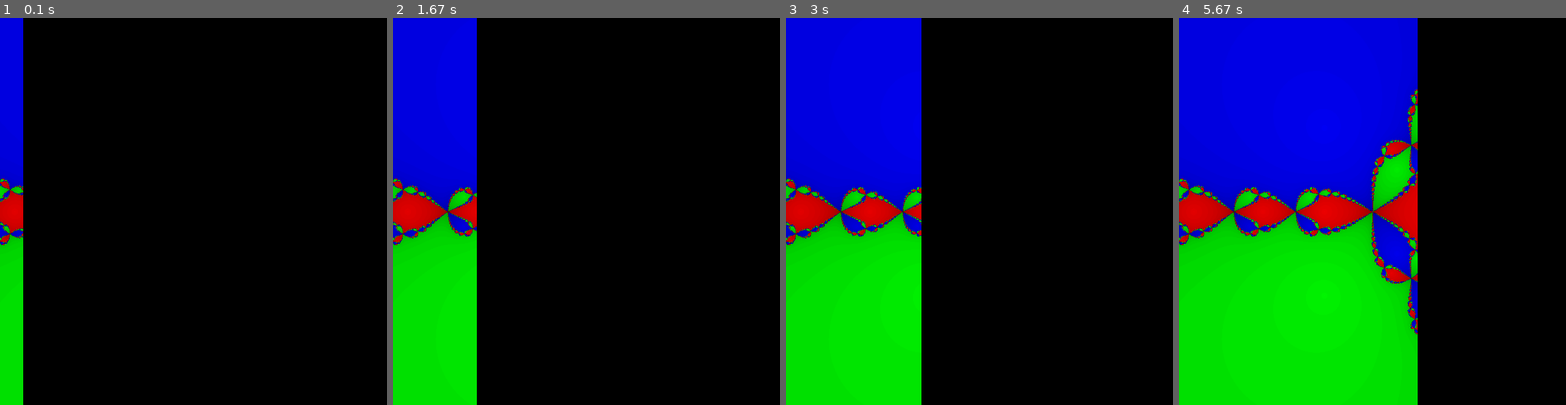
Above: before the commit, frames 1-4 (left to right).
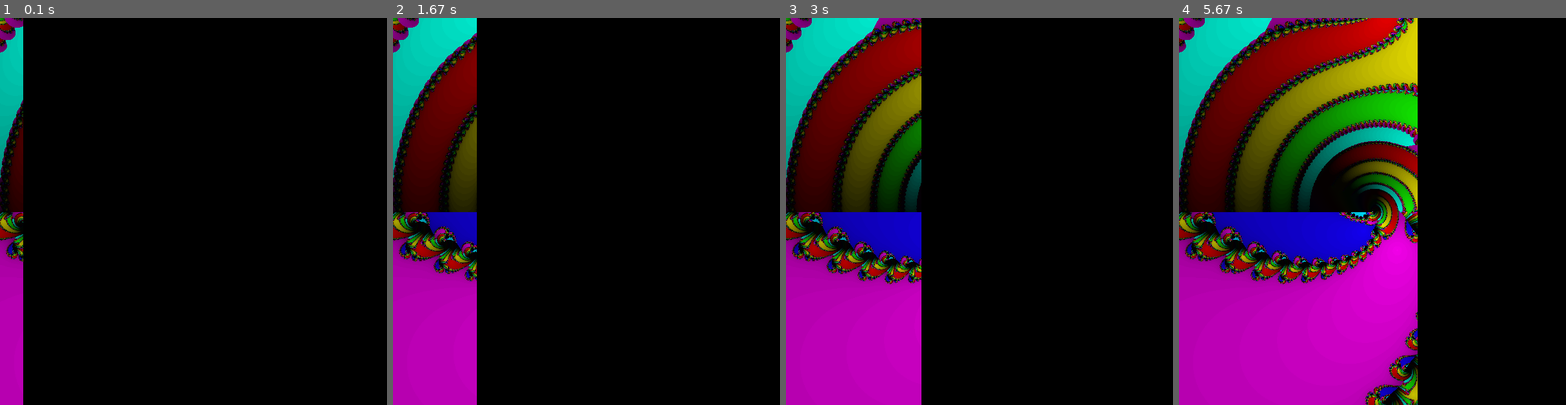
Above: after the commit, the same moments.

Repository: Mocha2007/fractal
Game: pygame game, started from newton_fractals_pygame.py
The game is run twice, just before and just after one commit, with the same random seed, the same clock (stepped at 60 frames per second) and the same inputs.
Inputs:
- Up to frame 1 (0.1 s): no input
- Up to frame 2 (1.67 s): no input
- Up to frame 3 (3 s): no input
- Up to frame 4 (5.67 s): tap Enter at 4.83, 5.17, 5.5 s

The runs differ from the first frame. In frame 1, 6.0% of the frame differs, in the area x 0-6%, y 0-100%; in frame 2, 22%; in frame 3, 35%; in frame 4, 61%, in the area x 0-62%, y 0-100%.

Commit message:
fixed y-axis inversion and zerodivisionerror

Diff:
--- a/newton_fractals_pygame.py
+++ b/newton_fractals_pygame.py
@@ -14,7 +14,7 @@
 graph_width = 2
 iterations = 50
 tolerance = 10**-6
-function = lambda z: z**3 - 1
+function = lambda z: z**(4+3j) - 1
 
 
 def get_rgb_from_complex(z: complex, i: int) -> (float, float, float):
@@ -41,7 +41,7 @@
 			if f_ == 0: # no zero
 				return inf, 0
 			c = f(z)/f_
-		except ValueError:
+		except (ValueError, ZeroDivisionError):
 			return nan, 0
 		except OverflowError:
 			return z, iterations
@@ -65,7 +65,7 @@
 def plotting(f):
 	for x in range(width):
 		for y in range(height):
-			point = get_z_from_coords(x, y)
+			point = get_z_from_coords(x, height-y)
 			z, i = newton(f, point)
 			color = get_rgb_from_complex(z, i)
 			screen.set_at((x, y), [int(255*c) for c in color])
